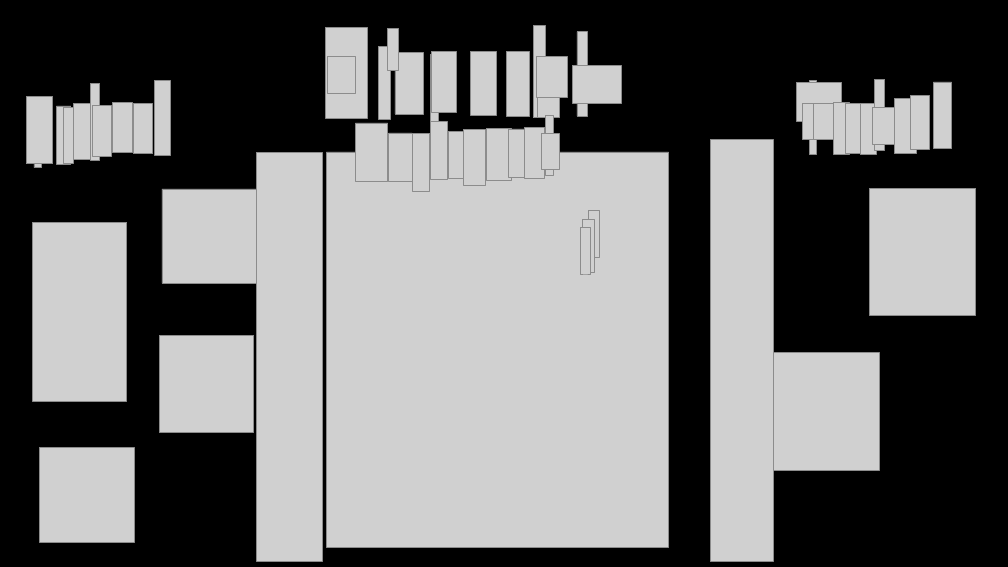
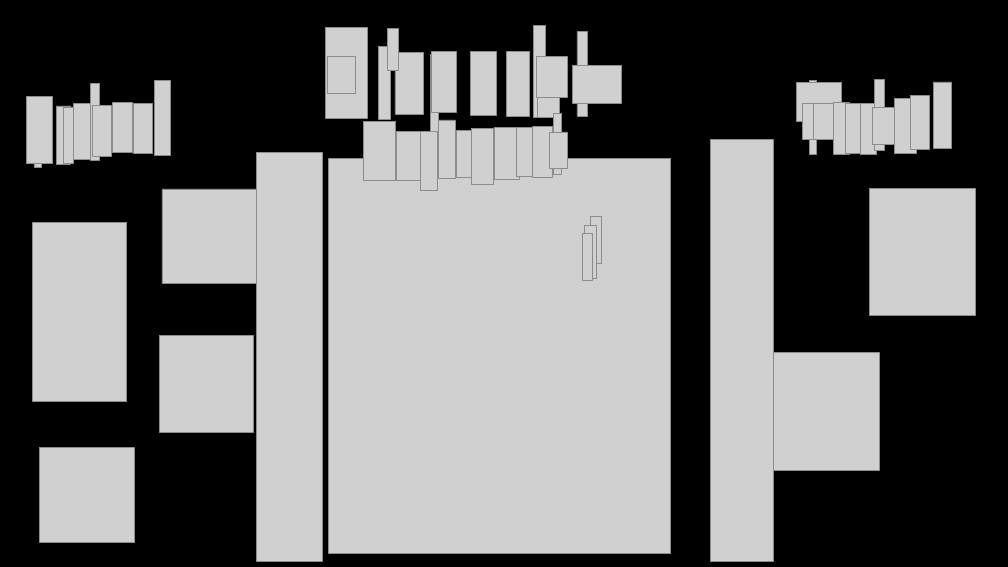
Before and after one commit to 2425-4bhitm-itp/eispunkt, a slide deck: slide 1 of docs/techstack-eispunkt.pptx. Drawn at 1008x567 pixels with LibreOffice and Linux fonts; fonts in the diff are those of the drawing; grey boxes stand for pictures; background and template pictures are left out. Boxes give left, top, right and bottom in pixels: in the first picture for what was removed or moved away, otherwise in the second. Text is boxed around its words. In the diff, an @@ line names an element or a change of style, - is before the commit and + after.

Commit message:
feat(#72): further improved techstack slide

```diff
--- a/docs/techstack-eispunkt.pptx
+++ b/docs/techstack-eispunkt.pptx
@@ picture moved from (x1=413, y1=133, x2=430, y2=191) to (x1=420, y1=132, x2=438, y2=190) @@
@@ 10 pictures moved together from (x1=355, y1=115, x2=559, y2=185) to (x1=364, y1=113, x2=567, y2=185) @@
@@ picture moved from (x1=525, y1=127, x2=545, y2=178) to (x1=532, y1=126, x2=553, y2=178) @@
@@ picture moved from (x1=327, y1=152, x2=669, y2=547) to (x1=329, y1=158, x2=671, y2=554) @@
@@ picture moved from (x1=581, y1=228, x2=591, y2=274) to (x1=583, y1=234, x2=593, y2=281) @@
@@ picture moved from (x1=582, y1=219, x2=595, y2=272) to (x1=585, y1=225, x2=597, y2=278) @@
@@ picture moved from (x1=588, y1=210, x2=600, y2=257) to (x1=591, y1=216, x2=602, y2=263) @@
```
Also in this commit, not shown: 2 other files.
